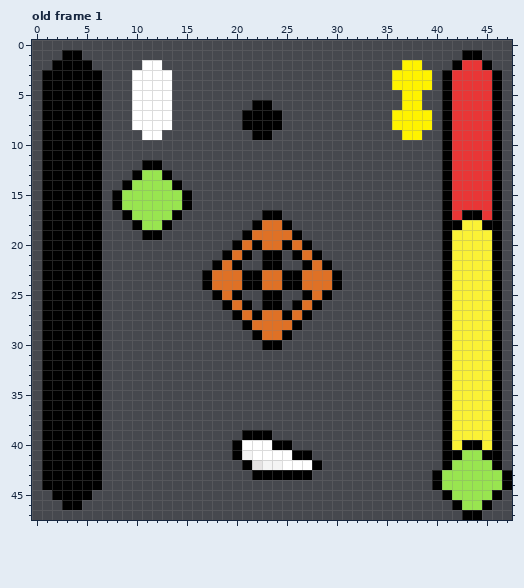
Pixel-art file, stored at assets/sprites/aim_system.aseprite. That is the earlier state.
48x48 pixels, 1 frame. Shown: old frame 1. The commit also changed other frames, which this record leaves out.
New version:
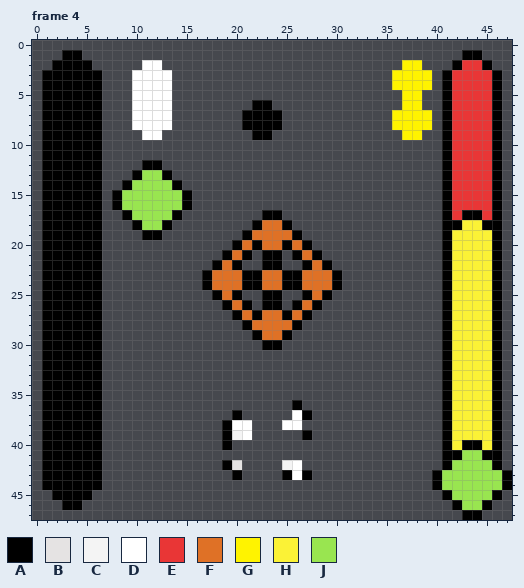
Palette (. is transparent): A #000000  B #e5e3e3  C #f4f4f4  D #ffffff  E #e93636  F #df7126  G #fff300  H #fbf236  J #99e550
A new or re-ordered frame is compared with the old frame closest to it.
The edit:
frames 1 -> 5
Frame 4 is new; against old frame 1:
y 36: x 26 . -> A
y 37: x 20 . -> A; x 26..27 .. -> DA
y 38: x 19..21 ... -> ADD; x 25..26 .. -> DD
y 39: x 19..23 ..AAA -> ACD..; x 27 . -> A
y 40: x 19..25 .ADDDAA -> A......
y 41: x 20..27 ACDDDDAA -> ........
y 42: x 19..25 ..ABCCD -> AB....C; x 27..28 DA -> ..
y 43: x 20 . -> A; x 22..24 AAA -> ...; x 26 A -> D
Changed places in both pictures, as pixel boxes (x1, y1, x2, y2):
changed: (222, 400, 322, 480)
